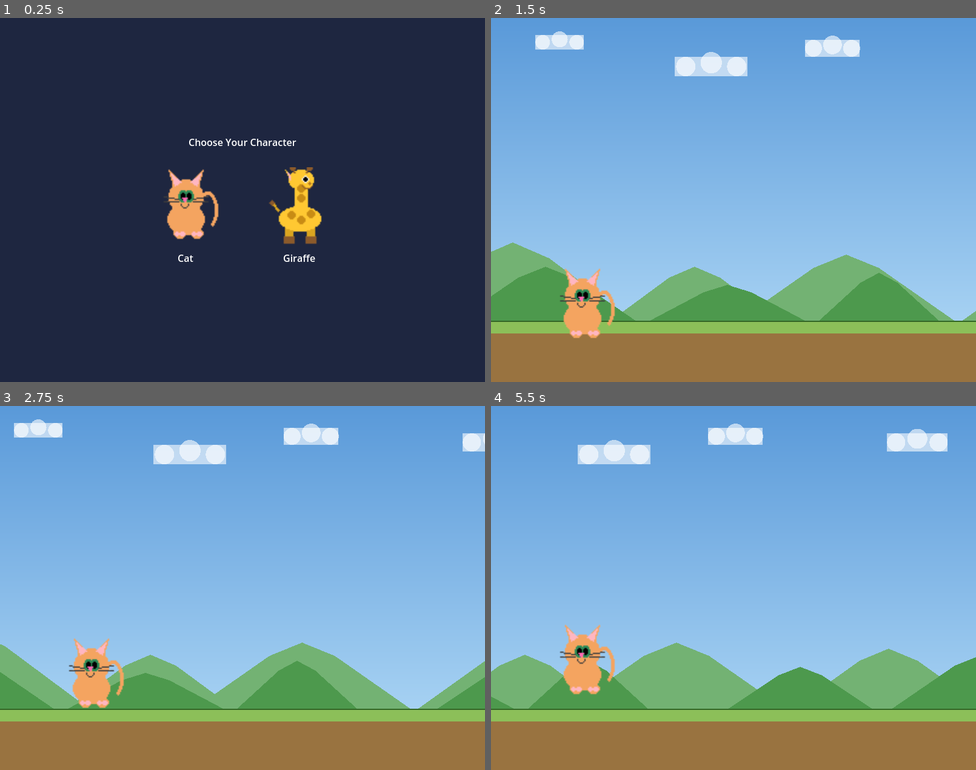
Above: before the commit, frames 1-4 (two rows, left to right).
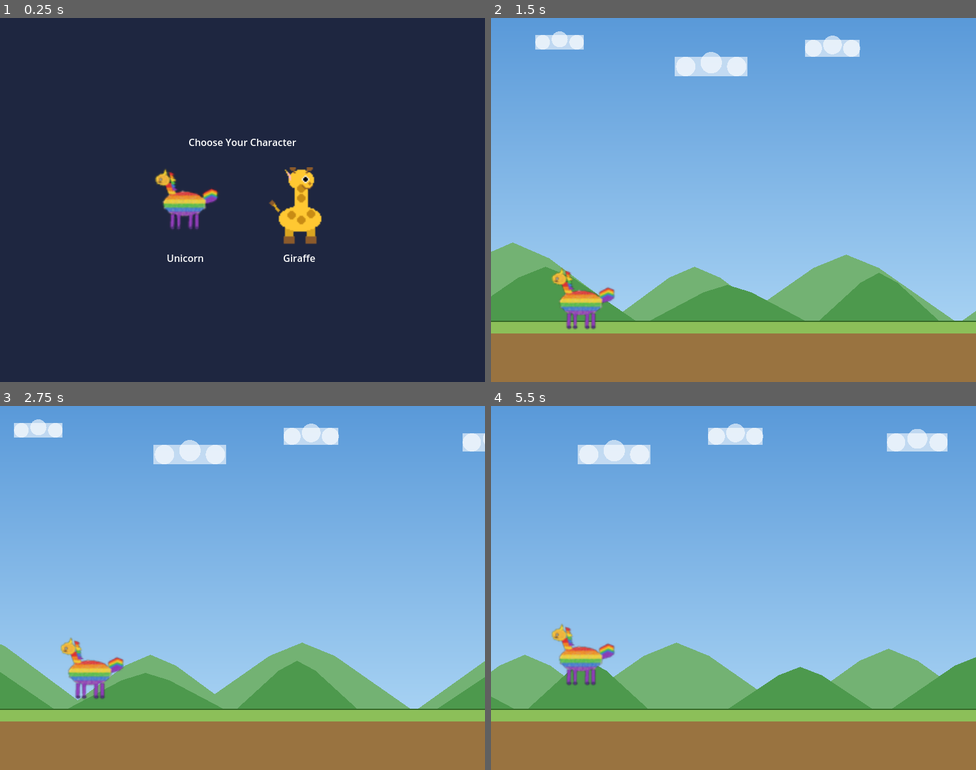
Above: after the commit, the same moments.

Repository: eiriksm/draw-jump
Game: Godot game, scene res://scenes/character_select.tscn
Two runs of this game, one before a commit and one after it. Both use one fixed random seed, a clock stepped at 60 frames per second and the inputs below.
Inputs (mouse positions are in pixels of both pictures, inside the frame that each line leads up to):
- Up to frame 1 (0.25 s): no input
- Up to frame 2 (1.5 s): click (675, 207) at 0.5 s; move the mouse to (840, 181) at 1.27 s; click (840, 181) at 1.42 s
- Up to frame 3 (2.75 s): move the mouse to (145, 606) at 2.02 s; click (145, 606) at 2.17 s
- Up to frame 4 (5.5 s): move the mouse to (782, 507) at 2.77 s; click (782, 507) at 2.92 s; move the mouse to (709, 660) at 3.52 s; click (709, 660) at 3.67 s; move the mouse to (879, 642) at 4.27 s; click (879, 642) at 4.42 s; move the mouse to (588, 533) at 5.02 s; click (588, 533) at 5.17 s

The runs differ from the first frame. In frame 1, 1.6% of the frame differs, in the area x 31-46%, y 41-67%; in frame 2, 1.5%; in frame 3, 1.5%; in frame 4, 1.6%.

Commit message:
Replace cat character with hand-drawn rainbow unicorn
- Replace cat.png with a crayon-style rainbow unicorn sprite (64x64)
- Replace cat.svg with matching unicorn SVG using organic paths and
  crayon texture filter for the main menu
- Update character select label from "Cat" to "Unicorn"

https://claude.ai/code/session_014HreTtjX3hdQrz6sVqiNny

Diff:
--- a/assets/cat.svg
+++ b/assets/cat.svg
@@ -1,31 +1,72 @@
 <svg xmlns="http://www.w3.org/2000/svg" viewBox="0 0 128 128" width="128" height="128">
-  <!-- Body -->
-  <ellipse cx="64" cy="80" rx="30" ry="25" fill="#f4a460"/>
-  <!-- Head -->
-  <circle cx="64" cy="45" r="22" fill="#f4a460"/>
-  <!-- Left ear -->
-  <polygon points="46,30 38,10 54,24" fill="#f4a460"/>
-  <polygon points="48,28 42,14 54,24" fill="#ffb6c1"/>
-  <!-- Right ear -->
-  <polygon points="82,30 90,10 74,24" fill="#f4a460"/>
-  <polygon points="80,28 86,14 74,24" fill="#ffb6c1"/>
-  <!-- Eyes -->
-  <ellipse cx="55" cy="42" rx="4" ry="5" fill="#2e8b57"/>
-  <ellipse cx="73" cy="42" rx="4" ry="5" fill="#2e8b57"/>
-  <circle cx="55" cy="41" r="2" fill="black"/>
-  <circle cx="73" cy="41" r="2" fill="black"/>
-  <!-- Nose -->
-  <polygon points="64,50 61,47 67,47" fill="#ff69b4"/>
-  <!-- Mouth -->
-  <path d="M61,50 Q64,55 67,50" fill="none" stroke="#333" stroke-width="1"/>
-  <!-- Whiskers -->
-  <line x1="30" y1="46" x2="52" y2="48" stroke="#333" stroke-width="0.8"/>
-  <line x1="30" y1="50" x2="52" y2="50" stroke="#333" stroke-width="0.8"/>
-  <line x1="76" y1="48" x2="98" y2="46" stroke="#333" stroke-width="0.8"/>
-  <line x1="76" y1="50" x2="98" y2="50" stroke="#333" stroke-width="0.8"/>
-  <!-- Tail -->
-  <path d="M94,80 Q110,60 100,45" fill="none" stroke="#f4a460" stroke-width="5" stroke-linecap="round"/>
-  <!-- Paws -->
-  <ellipse cx="48" cy="102" rx="8" ry="5" fill="#f4a460"/>
-  <ellipse cx="80" cy="102" rx="8" ry="5" fill="#f4a460"/>
+  <defs>
+    <filter id="crayon" x="-5%" y="-5%" width="110%" height="110%">
+      <feTurbulence type="turbulence" baseFrequency="0.04" numOctaves="4" result="noise"/>
+      <feDisplacementMap in="SourceGraphic" in2="noise" scale="2" xChannelSelector="R" yChannelSelector="G"/>
+    </filter>
+  </defs>
+  <g filter="url(#crayon)">
+    <!-- Tail (behind body) -->
+    <path d="M95,42 Q108,35 115,38 Q120,42 116,48 Q112,52 100,50 Z" fill="#dc3232"/>
+    <path d="M96,47 Q110,42 117,46 Q121,50 116,55 Q111,58 100,55 Z" fill="#f08c1e"/>
+    <path d="M97,52 Q110,48 118,52 Q121,57 116,61 Q110,63 100,60 Z" fill="#f0d232"/>
+    <path d="M97,57 Q109,54 117,58 Q120,63 115,66 Q109,68 99,65 Z" fill="#50be46"/>
+    <path d="M96,62 Q108,59 115,63 Q118,68 113,71 Q107,73 98,69 Z" fill="#3c78d2"/>
+    <path d="M95,66 Q106,64 113,68 Q116,72 111,75 Q105,77 97,73 Z" fill="#8c3cb4"/>
+
+    <!-- Legs -->
+    <path d="M38,78 L36,100 L44,100 L46,78 Z" fill="#8c3cb4"/>
+    <path d="M50,79 L49,101 L57,101 L56,79 Z" fill="#8c3cb4"/>
+    <path d="M72,79 L71,101 L79,101 L78,79 Z" fill="#8c3cb4"/>
+    <path d="M84,78 L83,100 L91,100 L90,78 Z" fill="#8c3cb4"/>
+    <!-- Hooves -->
+    <ellipse cx="40" cy="101" rx="5" ry="3" fill="#50327a"/>
+    <ellipse cx="53" cy="102" rx="5" ry="3" fill="#50327a"/>
+    <ellipse cx="75" cy="102" rx="5" ry="3" fill="#50327a"/>
+    <ellipse cx="87" cy="101" rx="5" ry="3" fill="#50327a"/>
+
+    <!-- Body - rainbow striped ellipse -->
+    <clipPath id="bodyClip">
+      <ellipse cx="66" cy="62" rx="36" ry="22"/>
+    </clipPath>
+    <g clip-path="url(#bodyClip)">
+      <rect x="30" y="40" width="72" height="8" fill="#dc3232"/>
+      <rect x="30" y="47" width="72" height="8" fill="#f08c1e"/>
+      <rect x="30" y="54" width="72" height="8" fill="#f0d232"/>
+      <rect x="30" y="61" width="72" height="8" fill="#50be46"/>
+      <rect x="30" y="68" width="72" height="8" fill="#3c78d2"/>
+      <rect x="30" y="75" width="72" height="8" fill="#8c3cb4"/>
+    </g>
+    <!-- Body outline for crayon feel -->
+    <ellipse cx="66" cy="62" rx="36" ry="22" fill="none" stroke="#555" stroke-width="1" opacity="0.3"/>
+
+    <!-- Neck -->
+    <path d="M42,50 L48,50 L40,25 L34,28 Z" fill="#dc3232"/>
+    <path d="M36,38 L46,35 L48,50 L42,50 Z" fill="#f08c1e"/>
+    <path d="M34,28 L40,25 L43,33 L36,36 Z" fill="#f0d232"/>
+
+    <!-- Head -->
+    <ellipse cx="32" cy="24" rx="14" ry="11" fill="#f0b428"/>
+    <ellipse cx="32" cy="24" rx="12" ry="9" fill="#f0c832"/>
+
+    <!-- Horn -->
+    <polygon points="32,5 28,14 36,14" fill="#f5dc3c"/>
+    <line x1="30" y1="13" x2="33" y2="7" stroke="#d2b41e" stroke-width="1.2"/>
+    <line x1="31" y1="11" x2="34" y2="8" stroke="#c8a014" stroke-width="0.8"/>
+
+    <!-- Eye -->
+    <circle cx="26" cy="22" r="4" fill="#1e1e1e"/>
+    <circle cx="25" cy="21" r="1.5" fill="white"/>
+
+    <!-- Mouth -->
+    <path d="M20,28 Q24,31 28,29" fill="none" stroke="#4a3030" stroke-width="1.2" stroke-linecap="round"/>
+
+    <!-- Mane (flowing from head down neck) -->
+    <path d="M38,14 Q48,12 50,18 Q47,22 40,19 Z" fill="#dc3232"/>
+    <path d="M40,19 Q50,18 52,24 Q49,28 42,25 Z" fill="#f08c1e"/>
+    <path d="M42,25 Q52,24 53,30 Q50,34 44,31 Z" fill="#f0d232"/>
+    <path d="M43,31 Q52,30 53,36 Q50,40 45,37 Z" fill="#50be46"/>
+    <path d="M44,37 Q52,36 53,42 Q50,46 46,43 Z" fill="#3c78d2"/>
+    <path d="M45,43 Q52,42 52,48 Q49,51 46,48 Z" fill="#8c3cb4"/>
+  </g>
 </svg>
--- a/scenes/character_select.tscn
+++ b/scenes/character_select.tscn
@@ -61,7 +61,7 @@
 
 [node name="CatLabel" type="Label" parent="CenterContainer/VBoxContainer/HBoxContainer/CatVBox"]
 layout_mode = 2
-text = "Cat"
+text = "Unicorn"
 horizontal_alignment = 1
 
 [node name="GiraffeVBox" type="VBoxContainer" parent="CenterContainer/VBoxContainer/HBoxContainer"]
Binary file changed: assets/cat.png
